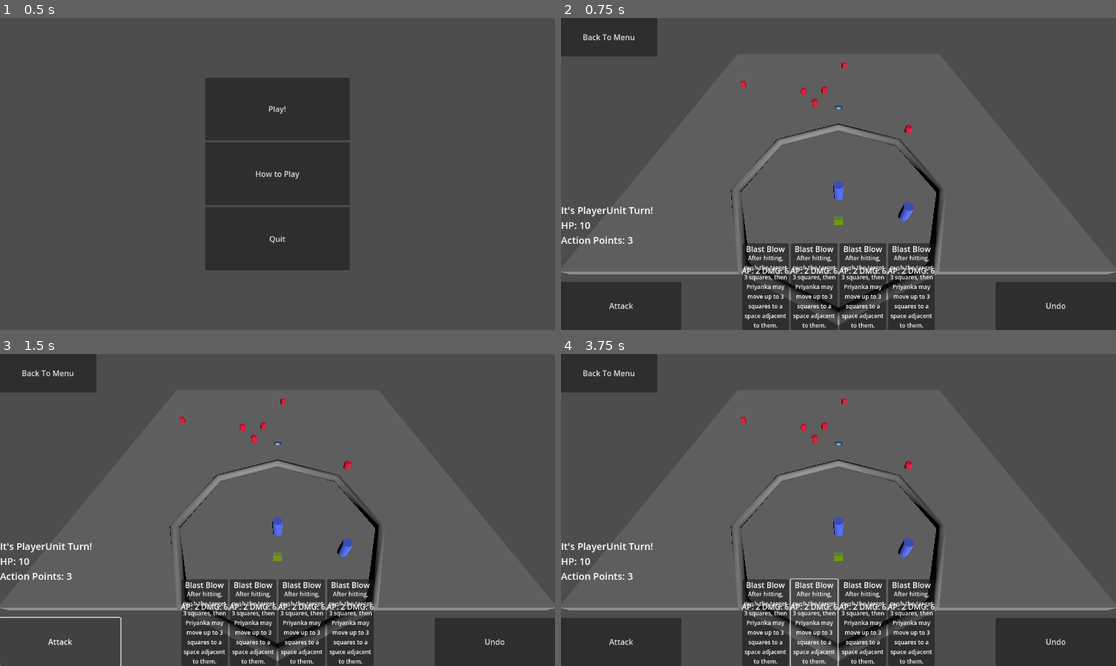
Above: before the commit, frames 1-4 (two rows, left to right).
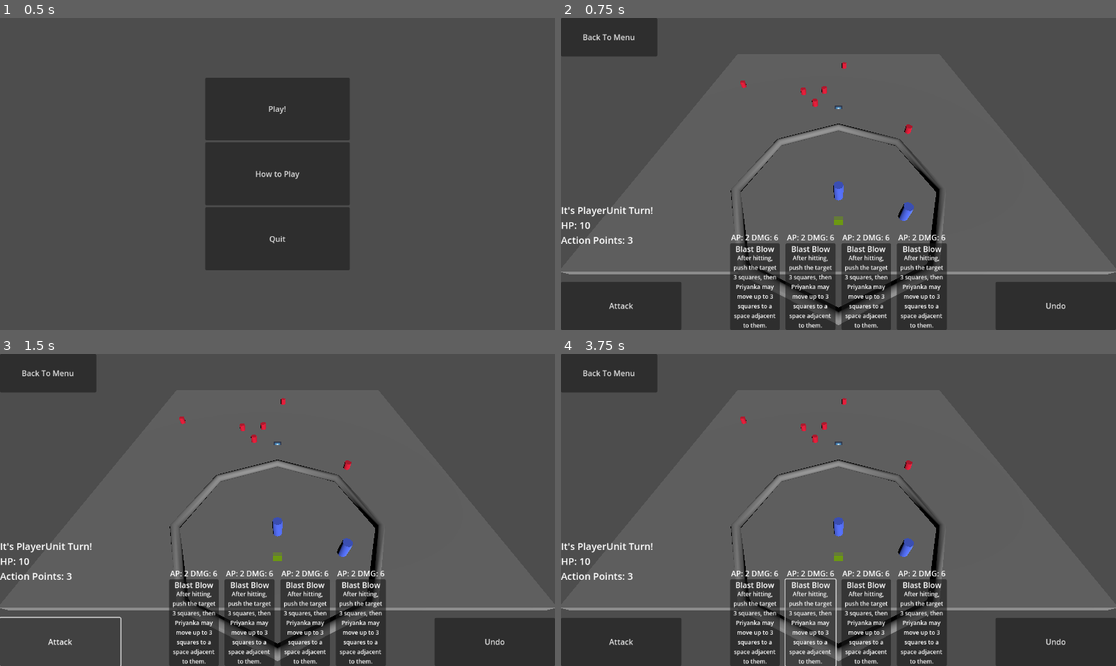
Above: after the commit, the same moments.

Repository: ValorZard/Priyanka-outdated
Game: Godot game, scene res://Scenes/MainMenu/MainMenu.tscn
Two runs of this game, one before a commit and one after it. Both use one fixed random seed, a clock stepped at 60 frames per second and the inputs below. The engine's default icon, where the game draws it, is replaced by a stand-in: a white triangle on a blue panel in a dark square.
Inputs:
- Up to frame 1 (0.5 s): no input
- Up to frame 2 (0.75 s): click "Play!" at 0.5 s
- Up to frame 3 (1.5 s): click "Attack" at 1.25 s
- Up to frame 4 (3.75 s): click "Undo" at 2 s; click "Blast Blow" at 2.75 s; click "Blast Blow" at 3.5 s

Frame 1 is identical in both runs. In frame 2, 5.0% of the frame differs, in the area x 30-70%, y 69-100%; in frame 3, 5.0%; in frame 4, 5.1%.

Commit message:
minor ui adjustments

Diff:
--- a/Scenes/TestScene.tscn
+++ /dev/null
@@ -1,9 +0,0 @@
-[gd_scene format=3 uid="uid://ct02uy3ihok6a"]
-
-[node name="TestScene" type="Control"]
-layout_mode = 3
-anchors_preset = 15
-anchor_right = 1.0
-anchor_bottom = 1.0
-grow_horizontal = 2
-grow_vertical = 2
--- a/Scenes/test_scene.tscn
+++ b/Scenes/test_scene.tscn
@@ -83,9 +83,9 @@
 anchor_top = 1.0
 anchor_right = 0.5
 anchor_bottom = 1.0
-offset_left = -200.0
+offset_left = -225.0
 offset_top = -180.0
-offset_right = 200.0
+offset_right = 225.0
 offset_bottom = 0.0
 grow_horizontal = 2
 grow_vertical = 0
--- a/UI/CardButton.tscn
+++ b/UI/CardButton.tscn
@@ -24,17 +24,14 @@
 
 [node name="CardStats" type="Label" parent="."]
 layout_mode = 1
-anchors_preset = 8
+anchors_preset = 5
 anchor_left = 0.5
-anchor_top = 0.5
 anchor_right = 0.5
-anchor_bottom = 0.5
 offset_left = -20.0
-offset_top = -45.0
+offset_top = -24.0
 offset_right = 20.0
-offset_bottom = -22.0
+offset_bottom = -1.0
 grow_horizontal = 2
-grow_vertical = 2
 
 [node name="CardDescription" type="Label" parent="."]
 layout_mode = 1
--- a/UI/CardDeck.tscn
+++ b/UI/CardDeck.tscn
@@ -7,6 +7,7 @@
 offset_top = 450.0
 offset_right = 400.0
 offset_bottom = 630.0
+theme_override_constants/separation = 12
 script = ExtResource("1_dj602")
 
 [node name="CardButton" parent="." instance=ExtResource("2_eh4jl")]
